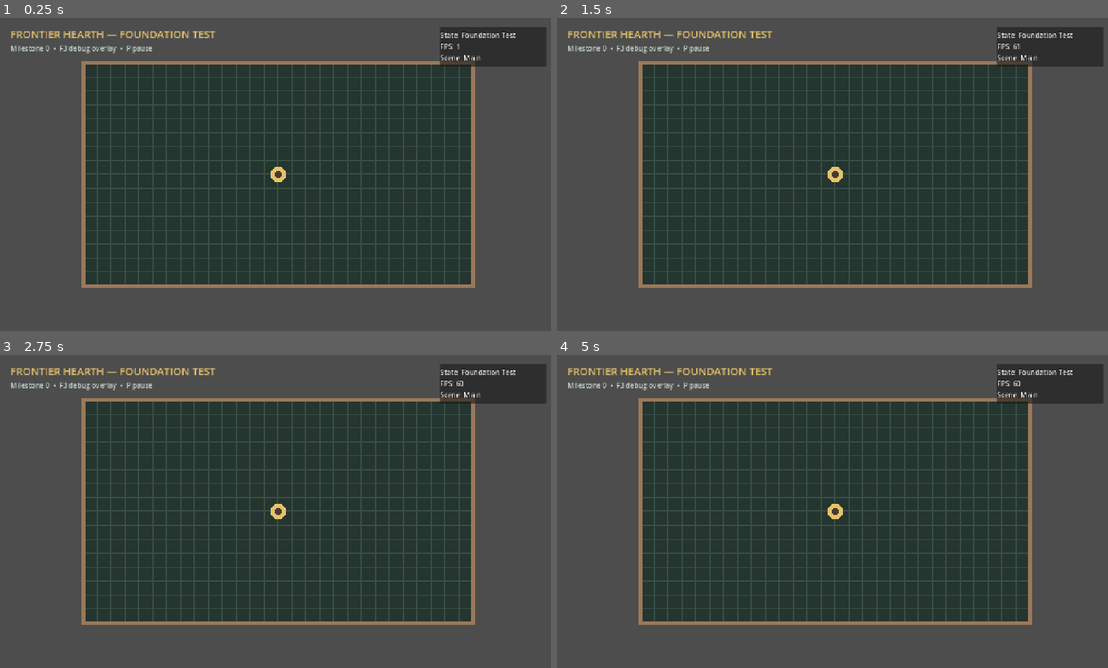
Above: before the commit, frames 1-4 (two rows, left to right).
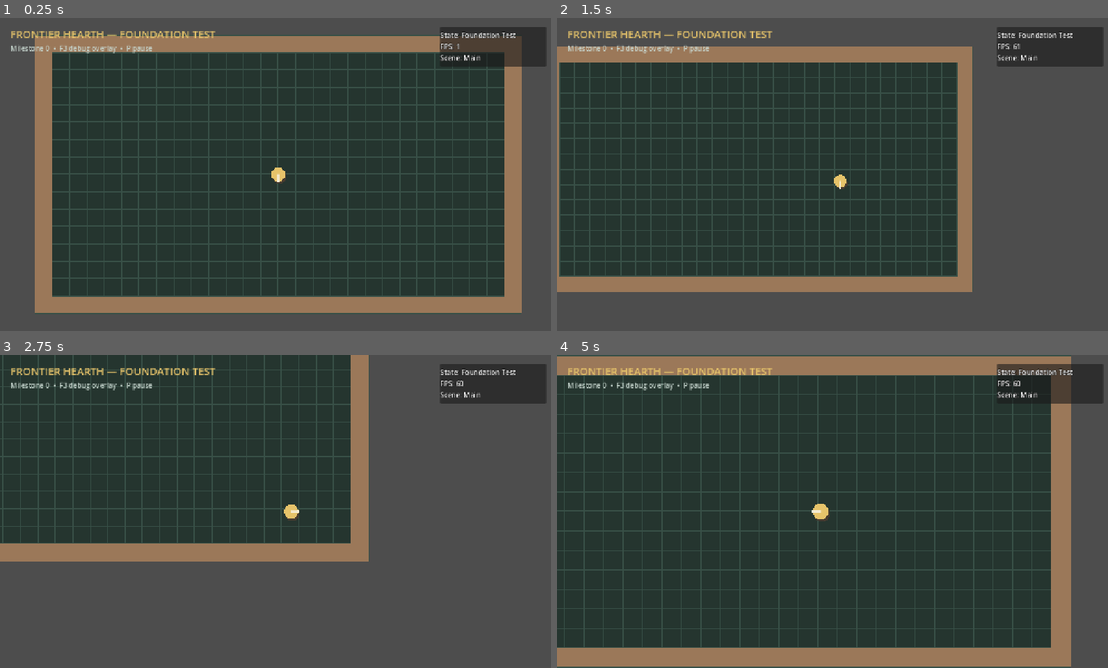
Above: after the commit, the same moments.

Repository: Chaunsy19/Top-Down-Project
Game: Godot game, scene res://scenes/main.tscn
Same seed, same stepped clock (60 frames per second), same inputs: the game is played once before the commit and once after it.
Inputs (mouse positions are in pixels of both pictures, inside the frame that each line leads up to):
- Up to frame 1 (0.25 s): no input
- Up to frame 2 (1.5 s): tap Enter at 0.5 s; move the mouse to (959, 158) at 0.52 s; hold D (move_right) 0.53-1.28 s; hold Mouse wheel up (camera_zoom_in) 0.53-1.28 s; tap Mouse wheel down (camera_zoom_out) at 0.8, 1.35 s; move the mouse to (722, 190) at 1.27 s; hold S (move_down) from 1.28 s (still down)
- Up to frame 3 (2.75 s): tap E (interact) at 1.55, 2.1 s; move the mouse to (336, 442) at 2.02 s; release S (move_down) at 2.03 s; hold D (move_right) from 2.03 s (still down); hold Mouse wheel up (camera_zoom_in) from 2.03 s (still down)
- Up to frame 4 (5 s): move the mouse to (804, 574) at 2.77 s; release D (move_right) at 2.78 s; release Mouse wheel up (camera_zoom_in) at 2.78 s; hold W (move_up) 2.78-3.53 s; click (804, 574) at 2.85 s; tap Mouse wheel down (camera_zoom_out) at 3.05 s; move the mouse to (1003, 558) at 3.52 s; hold A (move_left) from 3.53 s (still down); tap B (building) at 3.6 s; tap E (interact) at 3.8 s; tap F (camera_reset) at 4.15 s; move the mouse to (667, 464) at 4.27 s; tap Mouse wheel up (camera_zoom_in) at 4.35 s

The runs differ from the first frame. In frame 1, 37% of the frame differs, in the area x 6-95%, y 5-95%; in frame 2, 35%; in frame 3, 46%; in frame 4, 50%, in the area x 0-94%, y 0-100%.

Commit message:
Milestone 1: add player movement and camera

Diff:
--- /dev/null
+++ b/scenes/player/player.tscn
@@ -0,0 +1,39 @@
+[gd_scene load_steps=7 format=3]
+
+[ext_resource type="Script" path="res://scripts/player/player_controller.gd" id="1_controller"]
+[ext_resource type="Script" path="res://scripts/player/placeholder_player_visual.gd" id="2_visual"]
+[ext_resource type="Script" path="res://scripts/player/interaction_range.gd" id="3_range"]
+[ext_resource type="Script" path="res://scripts/camera/player_camera.gd" id="4_camera"]
+
+[sub_resource type="CircleShape2D" id="CircleShape2D_player"]
+radius = 11.0
+
+[sub_resource type="CircleShape2D" id="CircleShape2D_interaction"]
+radius = 56.0
+
+[node name="Player" type="CharacterBody2D"]
+unique_name_in_owner = true
+collision_layer = 1
+collision_mask = 1
+script = ExtResource("1_controller")
+
+[node name="Visual" type="Node2D" parent="."]
+script = ExtResource("2_visual")
+
+[node name="CollisionShape2D" type="CollisionShape2D" parent="."]
+shape = SubResource("CircleShape2D_player")
+
+[node name="InteractionRange" type="Area2D" parent="."]
+z_index = -1
+collision_layer = 0
+collision_mask = 1
+monitorable = false
+script = ExtResource("3_range")
+
+[node name="CollisionShape2D" type="CollisionShape2D" parent="InteractionRange"]
+shape = SubResource("CircleShape2D_interaction")
+
+[node name="Camera2D" type="Camera2D" parent="."]
+position_smoothing_enabled = true
+position_smoothing_speed = 8.0
+script = ExtResource("4_camera")
--- a/scenes/test/foundation_test.tscn
+++ b/scenes/test/foundation_test.tscn
@@ -1,7 +1,35 @@
-[gd_scene load_steps=2 format=3]
+[gd_scene load_steps=5 format=3]
 
 [ext_resource type="Script" path="res://scripts/debug/test_world.gd" id="1_world"]
+[ext_resource type="PackedScene" path="res://scenes/player/player.tscn" id="2_player"]
+
+[sub_resource type="RectangleShape2D" id="RectangleShape2D_horizontal"]
+size = Vector2(896, 32)
+
+[sub_resource type="RectangleShape2D" id="RectangleShape2D_vertical"]
+size = Vector2(32, 512)
 
 [node name="FoundationTest" type="Node2D"]
 position = Vector2(192, 104)
 script = ExtResource("1_world")
+
+[node name="RoomWalls" type="StaticBody2D" parent="."]
+
+[node name="Top" type="CollisionShape2D" parent="RoomWalls"]
+position = Vector2(448, 16)
+shape = SubResource("RectangleShape2D_horizontal")
+
+[node name="Bottom" type="CollisionShape2D" parent="RoomWalls"]
+position = Vector2(448, 496)
+shape = SubResource("RectangleShape2D_horizontal")
+
+[node name="Left" type="CollisionShape2D" parent="RoomWalls"]
+position = Vector2(16, 256)
+shape = SubResource("RectangleShape2D_vertical")
+
+[node name="Right" type="CollisionShape2D" parent="RoomWalls"]
+position = Vector2(880, 256)
+shape = SubResource("RectangleShape2D_vertical")
+
+[node name="Player" parent="." instance=ExtResource("2_player")]
+position = Vector2(448, 256)
--- /dev/null
+++ b/scripts/camera/player_camera.gd
@@ -0,0 +1,27 @@
+extends Camera2D
+
+@export_range(0.25, 4.0, 0.05) var default_zoom := 1.25
+@export_range(0.25, 4.0, 0.05) var minimum_zoom := 0.75
+@export_range(0.25, 4.0, 0.05) var maximum_zoom := 2.0
+@export_range(0.05, 1.0, 0.05) var zoom_step := 0.15
+
+
+func _ready() -> void:
+	set_zoom_level(default_zoom)
+
+
+func _unhandled_input(event: InputEvent) -> void:
+	if event.is_action_pressed("camera_zoom_in"):
+		set_zoom_level(zoom.x + zoom_step)
+		get_viewport().set_input_as_handled()
+	elif event.is_action_pressed("camera_zoom_out"):
+		set_zoom_level(zoom.x - zoom_step)
+		get_viewport().set_input_as_handled()
+	elif event.is_action_pressed("camera_reset"):
+		set_zoom_level(default_zoom)
+		get_viewport().set_input_as_handled()
+
+
+func set_zoom_level(value: float) -> void:
+	var clamped_value := clampf(value, minimum_zoom, maximum_zoom)
+	zoom = Vector2.ONE * clamped_value
--- a/scripts/debug/test_world.gd
+++ b/scripts/debug/test_world.gd
@@ -23,6 +23,8 @@
 		var y_position := float(y * GRID_SIZE)
 		draw_line(Vector2(0.0, y_position), Vector2(room_rect.size.x, y_position), GRID_COLOR)
 
-	draw_rect(room_rect, WALL_COLOR, false, 8.0)
-	draw_circle(room_rect.get_center(), 18.0, Color("#e6c36a"))
-	draw_circle(room_rect.get_center(), 8.0, Color("#473b30"))
+	var wall_thickness := float(GRID_SIZE)
+	draw_rect(Rect2(0.0, 0.0, room_rect.size.x, wall_thickness), WALL_COLOR)
+	draw_rect(Rect2(0.0, room_rect.size.y - wall_thickness, room_rect.size.x, wall_thickness), WALL_COLOR)
+	draw_rect(Rect2(0.0, 0.0, wall_thickness, room_rect.size.y), WALL_COLOR)
+	draw_rect(Rect2(room_rect.size.x - wall_thickness, 0.0, wall_thickness, room_rect.size.y), WALL_COLOR)
--- /dev/null
+++ b/scripts/player/interaction_range.gd
@@ -0,0 +1,12 @@
+extends Area2D
+
+@export_range(1.0, 256.0, 1.0) var radius := 56.0
+
+
+func _ready() -> void:
+	queue_redraw()
+
+
+func _draw() -> void:
+	draw_circle(Vector2.ZERO, radius, Color(0.902, 0.765, 0.416, 0.035))
+	draw_arc(Vector2.ZERO, radius, 0.0, TAU, 64, Color(0.902, 0.765, 0.416, 0.42), 1.5, true)
--- /dev/null
+++ b/scripts/player/placeholder_player_visual.gd
@@ -0,0 +1,21 @@
+extends Node2D
+
+const BODY_COLOR := Color("#e6c36a")
+const BODY_SHADOW := Color("#473b30")
+const FACING_COLOR := Color("#f5edd7")
+
+var _last_facing := Vector2.DOWN
+
+
+func _process(_delta: float) -> void:
+	var parent_body := get_parent() as CharacterBody2D
+	if parent_body and not parent_body.velocity.is_zero_approx():
+		_last_facing = parent_body.velocity.normalized()
+		queue_redraw()
+
+
+func _draw() -> void:
+	draw_circle(Vector2(2.0, 4.0), 13.0, BODY_SHADOW)
+	draw_circle(Vector2.ZERO, 13.0, BODY_COLOR)
+	draw_line(Vector2.ZERO, _last_facing * 13.0, FACING_COLOR, 3.0, true)
+	draw_circle(_last_facing * 13.0, 2.5, FACING_COLOR)
--- /dev/null
+++ b/scripts/player/player_controller.gd
@@ -0,0 +1,20 @@
+class_name PlayerController
+extends CharacterBody2D
+
+@export_range(1.0, 1000.0, 1.0) var movement_speed := 220.0
+@export_range(1.0, 5000.0, 1.0) var acceleration := 1600.0
+@export_range(1.0, 5000.0, 1.0) var deceleration := 2000.0
+
+
+func _physics_process(delta: float) -> void:
+	var input_direction := Input.get_vector(
+		"move_left",
+		"move_right",
+		"move_up",
+		"move_down"
+	)
+	var target_velocity := input_direction * movement_speed
+	var velocity_change := acceleration if not input_direction.is_zero_approx() else deceleration
+
+	velocity = velocity.move_toward(target_velocity, velocity_change * delta)
+	move_and_slide()
--- /dev/null
+++ b/tests/milestone_1_test.gd
@@ -0,0 +1,103 @@
+extends SceneTree
+
+const START_POSITION := Vector2(448.0, 256.0)
+const MOVEMENT_FRAMES := 30
+const COLLISION_FRAMES := 90
+
+var _failures: Array[String] = []
+
+
+func _initialize() -> void:
+	call_deferred("run_tests")
+
+
+func run_tests() -> void:
+	var test_scene := load("res://scenes/test/foundation_test.tscn") as PackedScene
+	if test_scene == null:
+		finish_with_failure("Foundation test scene could not be loaded.")
+		return
+
+	var world := test_scene.instantiate()
+	root.add_child(world)
+	var player := world.get_node_or_null("Player") as CharacterBody2D
+	if player == null:
+		finish_with_failure("Player was not found in the foundation test scene.")
+		return
+
+	await physics_frame
+	await test_cardinal_movement(player)
+	await test_diagonal_normalization(player)
+	await test_wall_collision(player)
+	world.queue_free()
+	await process_frame
+	finish()
+
+
+func test_cardinal_movement(player: CharacterBody2D) -> void:
+	reset_player(player)
+	Input.action_press("move_right")
+	await wait_physics_frames(MOVEMENT_FRAMES)
+	Input.action_release("move_right")
+
+	if player.position.x <= START_POSITION.x + 20.0:
+		_failures.append("Player did not move right in response to input.")
+	if absf(player.position.y - START_POSITION.y) > 0.1:
+		_failures.append("Cardinal movement drifted on the perpendicular axis.")
+
+
+func test_diagonal_normalization(player: CharacterBody2D) -> void:
+	reset_player(player)
+	Input.action_press("move_right")
+	await wait_physics_frames(MOVEMENT_FRAMES)
+	Input.action_release("move_right")
+	var cardinal_distance := player.position.distance_to(START_POSITION)
+
+	reset_player(player)
+	Input.action_press("move_right")
+	Input.action_press("move_down")
+	await wait_physics_frames(MOVEMENT_FRAMES)
+	Input.action_release("move_right")
+	Input.action_release("move_down")
+	var diagonal_distance := player.position.distance_to(START_POSITION)
+
+	if absf(cardinal_distance - diagonal_distance) > 1.0:
+		_failures.append("Diagonal movement has a speed advantage.")
+
+
+func test_wall_collision(player: CharacterBody2D) -> void:
+	reset_player(player)
+	player.position = Vector2(820.0, START_POSITION.y)
+	Input.action_press("move_right")
+	await wait_physics_frames(COLLISION_FRAMES)
+	Input.action_release("move_right")
+
+	if player.position.x > 854.5:
+		_failures.append("Player passed through the right wall collision.")
+
+
+func reset_player(player: CharacterBody2D) -> void:
+	player.position = START_POSITION
+	player.velocity = Vector2.ZERO
+
+
+func wait_physics_frames(frame_count: int) -> void:
+	for frame in frame_count:
+		await physics_frame
+
+
+func finish_with_failure(message: String) -> void:
+	_failures.append(message)
+	finish()
+
+
+func finish() -> void:
+	Input.action_release("move_right")
+	Input.action_release("move_down")
+
+	if _failures.is_empty():
+		print("MILESTONE 1 TEST PASSED: movement, normalization, and collision are valid.")
+		quit(0)
+	else:
+		for failure in _failures:
+			push_error(failure)
+		quit(1)
Not shown, added: scripts/camera/player_camera.gd.uid
Not shown, added: scripts/player/interaction_range.gd.uid
Not shown, added: scripts/player/placeholder_player_visual.gd.uid
Not shown, added: scripts/player/player_controller.gd.uid
Not shown, added: tests/milestone_1_test.gd.uid
Not shown, changed: CHANGELOG.md
Not shown, changed: README.md
